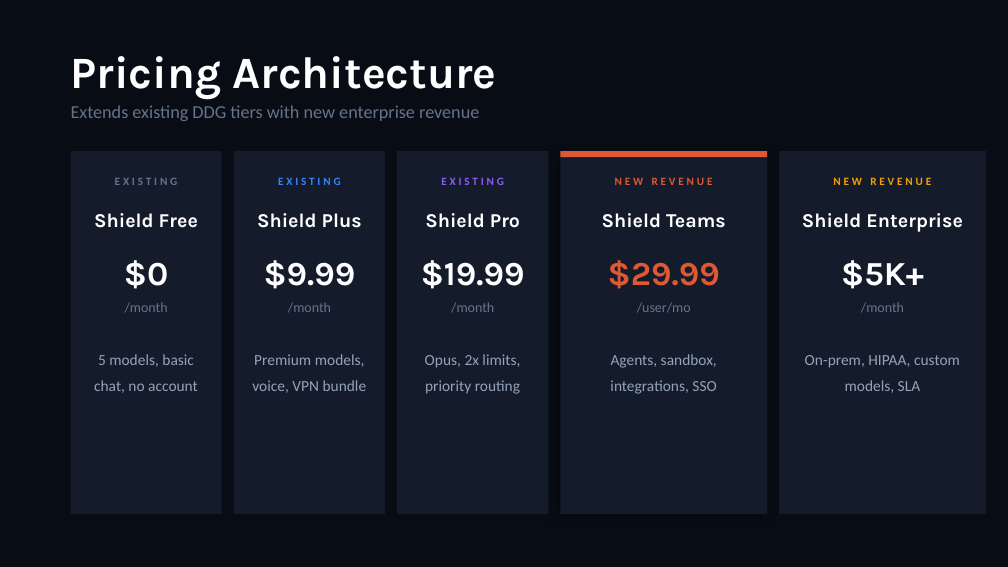
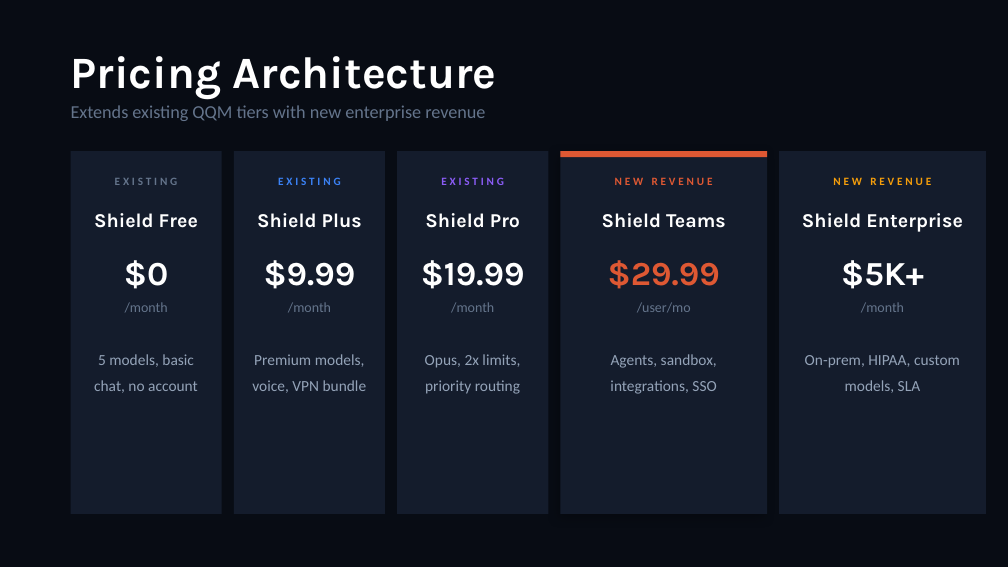
Before and after one commit to jaypast/shield-ai, a slide deck: slide 5 of proposal/shield-ai-proposal.pptx. Drawn at 1008x567 pixels with LibreOffice and Linux fonts; fonts in the diff are those of the drawing. Boxes give left, top, right and bottom in pixels: in the first picture for what was removed or moved away, otherwise in the second. Text is boxed around its words. In the diff, an @@ line names an element or a change of style, - is before the commit and + after.

```diff
--- a/proposal/shield-ai-proposal.pptx
+++ b/proposal/shield-ai-proposal.pptx
@@ text at [71,105,485,121]: text changed @@
-Extends existing DDG tiers with new enterprise revenue
+Extends existing QQM tiers with new enterprise revenue
```
Also in this commit, not shown: 6 other slides changed.
